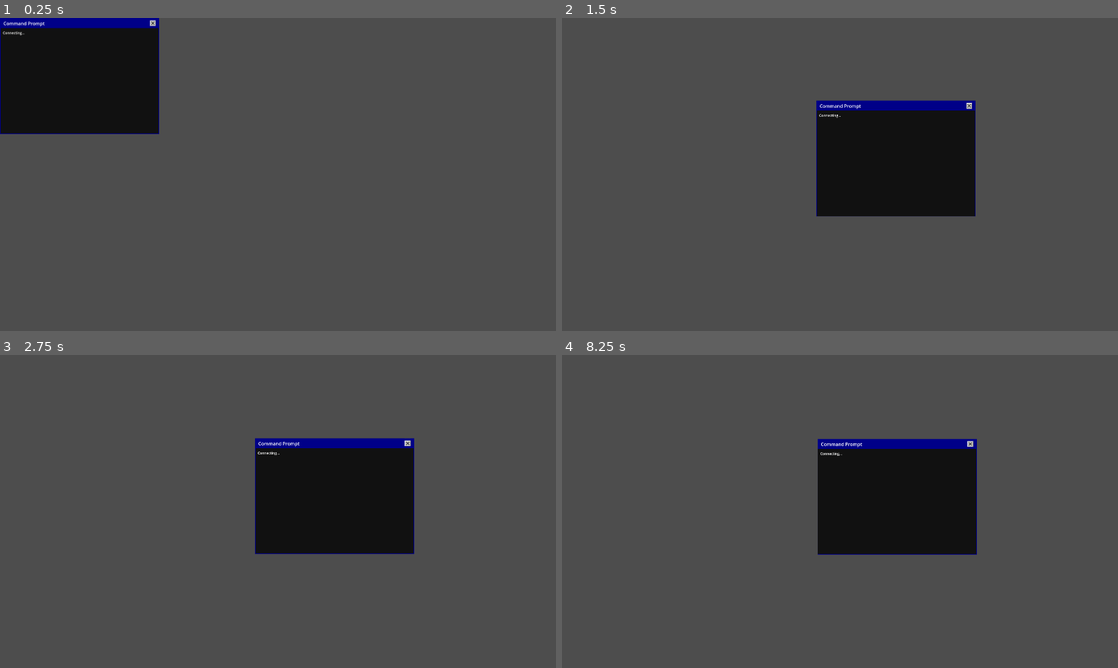
Above: before the commit, frames 1-4 (two rows, left to right).
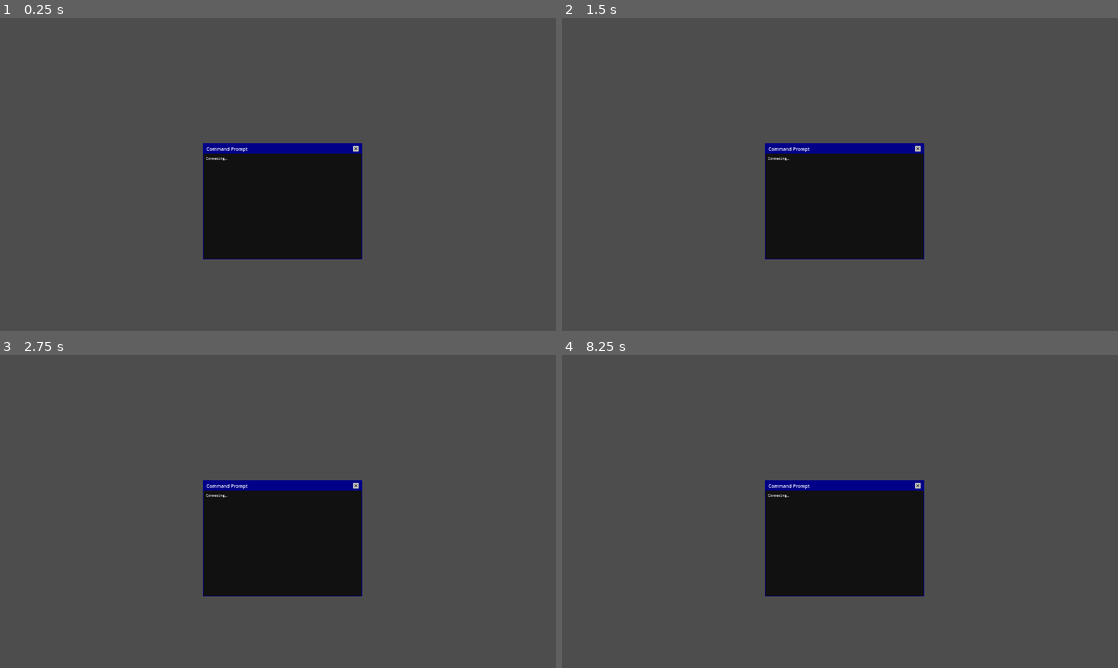
Above: after the commit, the same moments.

Repository: Wong-Kai-Lun/gamified-cybersecurity-awareness-training
Game: Godot game, scene res://game/main_game/programs/events/cmd_window.tscn
The game is run twice, just before and just after one commit, with the same random seed, the same clock (stepped at 60 frames per second) and the same inputs. This scene is started directly instead of the project's main scene.
Inputs (mouse positions are in pixels of both pictures, inside the frame that each line leads up to):
- Up to frame 1 (0.25 s): no input
- Up to frame 2 (1.5 s): tap Enter at 0.5 s; drag from (639, 24) to (895, 105) at 0.52 s; tap Space at 1.25 s; drag from (728, 190) to (812, 237) at 1.27 s
- Up to frame 3 (2.75 s): tap Enter at 2 s; move the mouse to (333, 442) at 2.02 s; click (333, 442) at 2.17 s
- Up to frame 4 (8.25 s): tap Space at 2.75, 4.25 s; drag from (812, 574) to (673, 464) at 2.77 s; tap Enter at 3.5 s; move the mouse to (1006, 558) at 3.52 s; click (1006, 558) at 3.67 s; drag from (673, 464) to (756, 433) at 4.27 s; move the mouse to (867, 511) at 5.02 s; click (867, 511) at 5.17 s; drag from (756, 433) to (728, 527) at 5.77 s; move the mouse to (962, 495) at 6.52 s; click (962, 495) at 6.67 s; drag from (728, 527) to (812, 574) at 7.27 s; move the mouse to (895, 442) at 8.02 s; click (895, 442) at 8.17 s

The runs differ from the first frame. In frame 1, 21% of the frame differs, in the area x 0-66%, y 0-78%; in frame 2, 13%; in frame 3, 13%; in frame 4, 13%.

Commit message:
Added Feature: Ransomware Warning Hint
- downloading ransomware will trigger a cmd window flash, telling the player that something is wrong and happening in the background.

Diff:
--- a/godot/game/event_service.gd
+++ b/godot/game/event_service.gd
@@ -5,6 +5,7 @@
 signal adware_triggered(adwindow_amount: int)
 signal malware_cloned
 signal game_over(reason: GameOverReason)
+signal ransomware_downloaded
 
 enum Severity { NONE, MINOR, MODERATE, SIGNIFICANT, EXTREME }
 enum GameOverReason { OVERLOAD, RANSOMWARE }
@@ -87,7 +88,9 @@
 			FileData.FileType.ADWARE:
 				adware_count += 1
 			FileData.FileType.RANSOMWARE:
-				ransomware_present = true
+				if not ransomware_present:
+					ransomware_present = true
+					ransomware_downloaded.emit()
 
 	total_threat_count = malware_count + adware_count
 
--- a/godot/game/main_game/desktop.gd
+++ b/godot/game/main_game/desktop.gd
@@ -37,6 +37,7 @@
 
 	EventServiceInstance.game_over.connect(_on_game_over)
 	EventServiceInstance.adware_triggered.connect(_on_adware_triggered)
+	EventServiceInstance.ransomware_downloaded.connect(_flash_cmd_window)
 
 
 func _on_settings_pressed() -> void:
@@ -141,3 +142,12 @@
 	recycling_bin.close()
 
 	# game over overlay + tween
+
+
+func _flash_cmd_window() -> void:
+	var cmd_window_scene: PackedScene = load("res://game/main_game/programs/events/cmd_window.tscn")
+	var cmd_window_instance = cmd_window_scene.instantiate()
+	programs_container.add_child(cmd_window_instance)
+	cmd_window_instance.hide()
+	await cmd_window_instance.open()
+	await cmd_window_instance.close()
--- a/godot/game/main_game/programs/events/cmd_window.tscn
+++ b/godot/game/main_game/programs/events/cmd_window.tscn
@@ -4,28 +4,20 @@
 
 [node name="CommandPromptWindow" instance=ExtResource("1_my4kw")]
 custom_minimum_size = Vector2(350, 400)
-offset_right = -1370.0
-offset_bottom = -680.0
+offset_left = 701.0
+offset_top = 433.0
+offset_right = -669.0
+offset_bottom = -247.0
 
 [node name="TitleBar" parent="WindowPanel/Structure" index="0"]
 title = "Command Prompt"
 
 [node name="ColorRect" type="ColorRect" parent="WindowPanel/Structure/Content" index="0"]
-layout_mode = 1
-anchors_preset = 15
-anchor_right = 1.0
-anchor_bottom = 1.0
-grow_horizontal = 2
-grow_vertical = 2
+layout_mode = 2
 color = Color(0.0666667, 0.0666667, 0.0666667, 1)
 
 [node name="MarginContainer" type="MarginContainer" parent="WindowPanel/Structure/Content" index="1"]
-layout_mode = 1
-anchors_preset = 15
-anchor_right = 1.0
-anchor_bottom = 1.0
-grow_horizontal = 2
-grow_vertical = 2
+layout_mode = 2
 theme_override_constants/margin_left = 8
 theme_override_constants/margin_top = 8
 theme_override_constants/margin_right = 8
--- a/godot/game/notification_system/notification_manager.gd
+++ b/godot/game/notification_system/notification_manager.gd
@@ -19,4 +19,4 @@
 	request_notification.emit({ "type": NotificationType.ALERT, "title": "No more space", "body": "Please remove some files." })
 
 func _notify_malware_detected(file_name: String) -> void:
-	request_notification.emit({ "type": NotificationType.WARNING, "title": "Malware Detected!", "body": file_name })
+	request_notification.emit({ "type": NotificationType.WARNING, "title": "Threat Detected!", "body": file_name })
